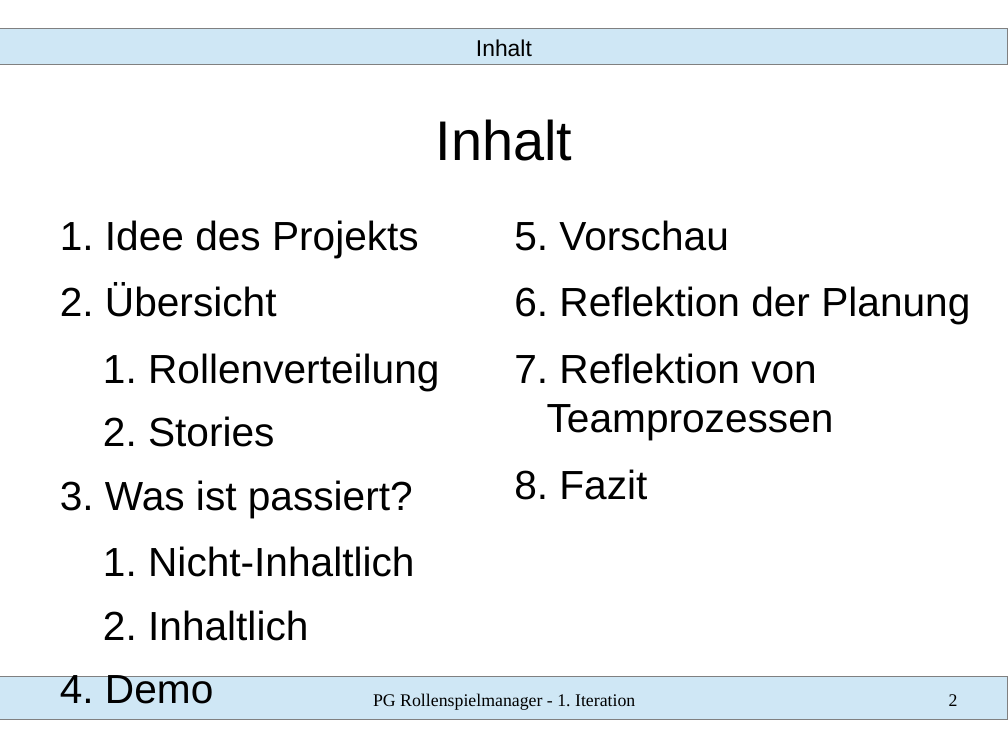
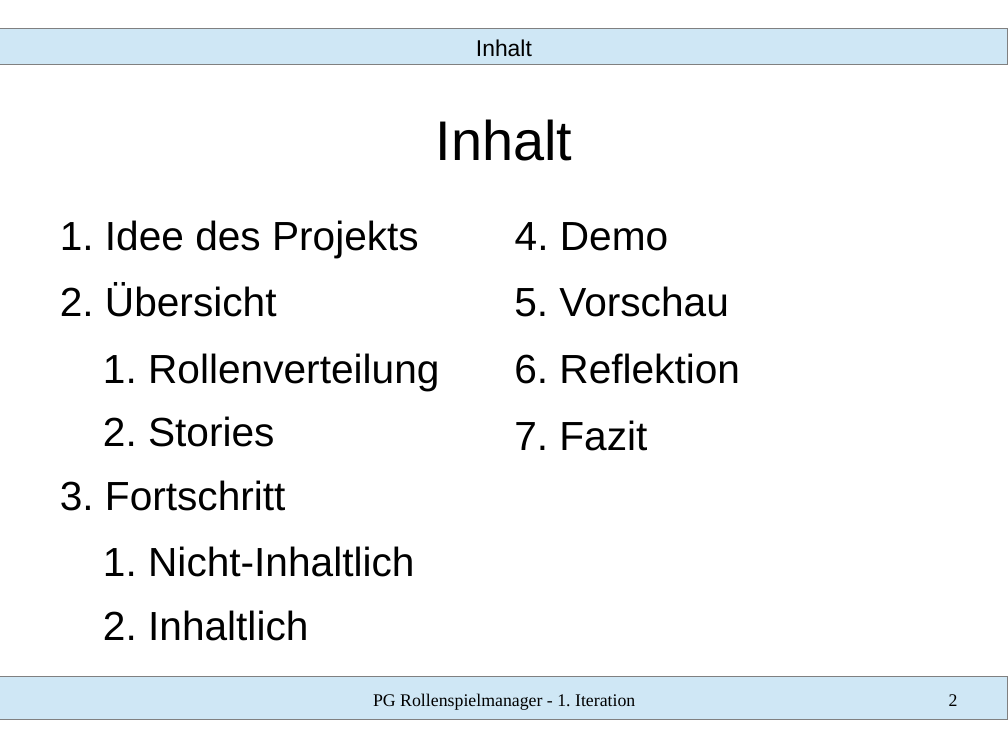
Before and after one commit to SWT-Projektgruppe-2015/Rollenspielmanager, a slide deck: slide 2 of Dokumente/01 Iteration/vortrag.odp. Drawn at 1008x756 pixels with LibreOffice and Linux fonts; fonts in the diff are those of the drawing. Boxes give left, top, right and bottom in pixels: in the first picture for what was removed or moved away, otherwise in the second. Text is boxed around its words. In the diff, an @@ line names an element or a change of style, - is before the commit and + after.

```diff
--- a/Dokumente/01 Iteration/vortrag.odp
+++ b/Dokumente/01 Iteration/vortrag.odp
@@ text at <box>105,220,439,641</box>: paragraph removed @@
-4. Demo
@@ text at <box>515,222,668,251</box>: paragraph added @@
+4. Demo
@@ text at <box>559,353,740,384</box>: text changed @@
-6. Reflektion der Planung
-7. Reflektion von Teamprozessen
+6. Reflektion
@@ text at <box>105,480,285,511</box>: text changed @@
-3. Was ist passiert?
+3. Fortschritt
```
Also in this commit, not shown: 13 other slides changed, 2 slides added.
